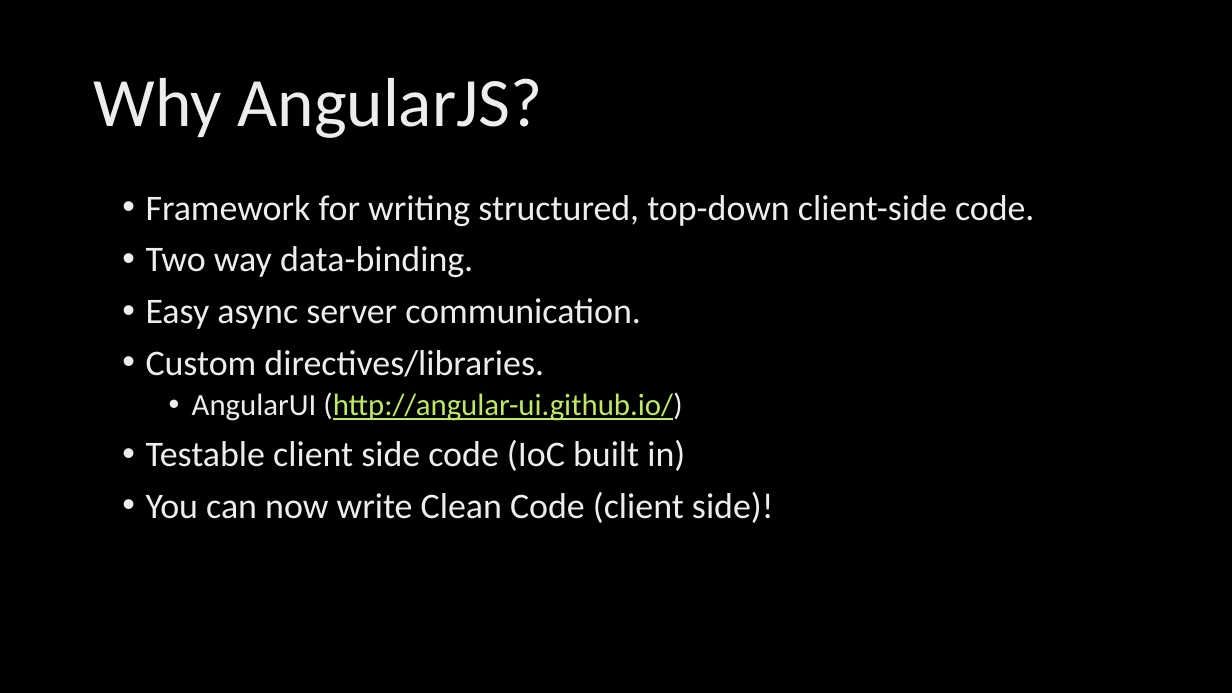
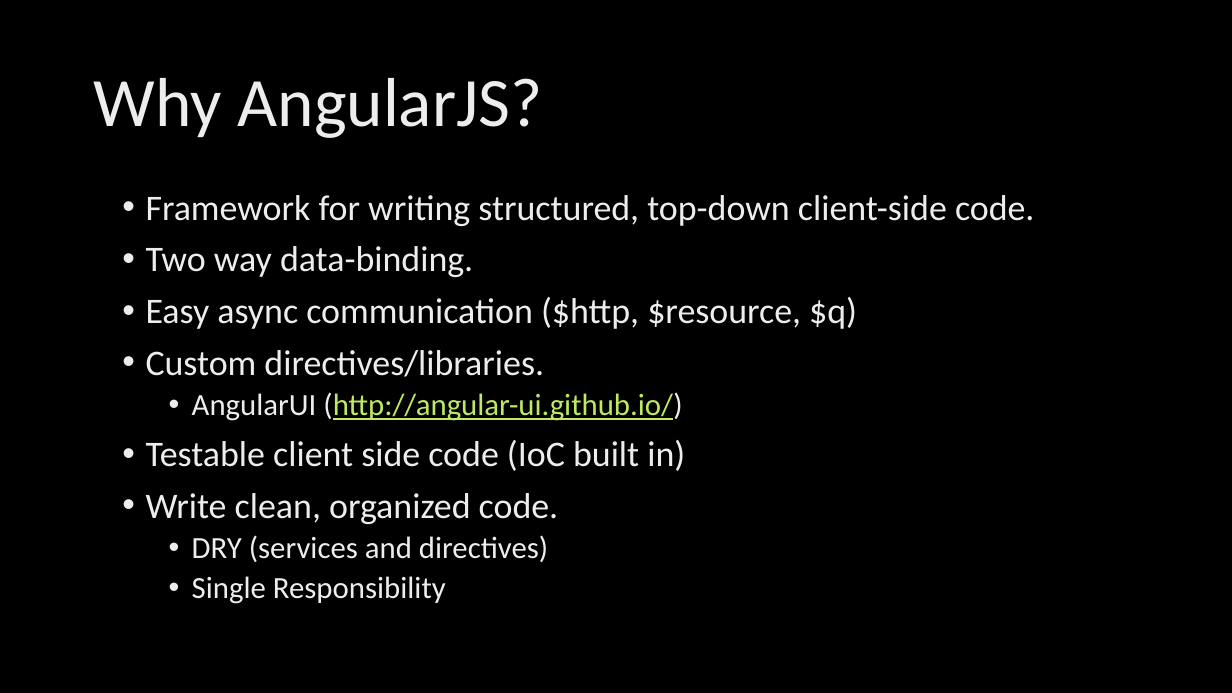
Before and after one commit to ryanlangton/angularjs-mvc, a slide deck: slide 7 of AngularJSdotNet.pptx. Drawn at 1232x693 pixels with LibreOffice and Linux fonts; fonts in the diff are those of the drawing; background and template pictures are left out. Boxes give left, top, right and bottom in pixels: in the first picture for what was removed or moved away, otherwise in the second. Text is boxed around its words. In the diff, an @@ line names an element or a change of style, - is before the commit and + after.

```diff
--- a/AngularJSdotNet.pptx
+++ b/AngularJSdotNet.pptx
@@ text at [146,297,857,329]: text changed @@
-• Easy async server communication.
+• Easy async communication ($http, $resource, $q)
@@ text at [146,493,559,604]: text changed; size 28 to 24 pt @@
-• You can now write Clean Code (client side)!
+• Write clean, organized code.
+  • DRY (services and directives)
+  • Single Responsibility
```
Also in this commit, not shown: 17 other slides changed, 14 slides added, 6 slides removed, 35 other files.
